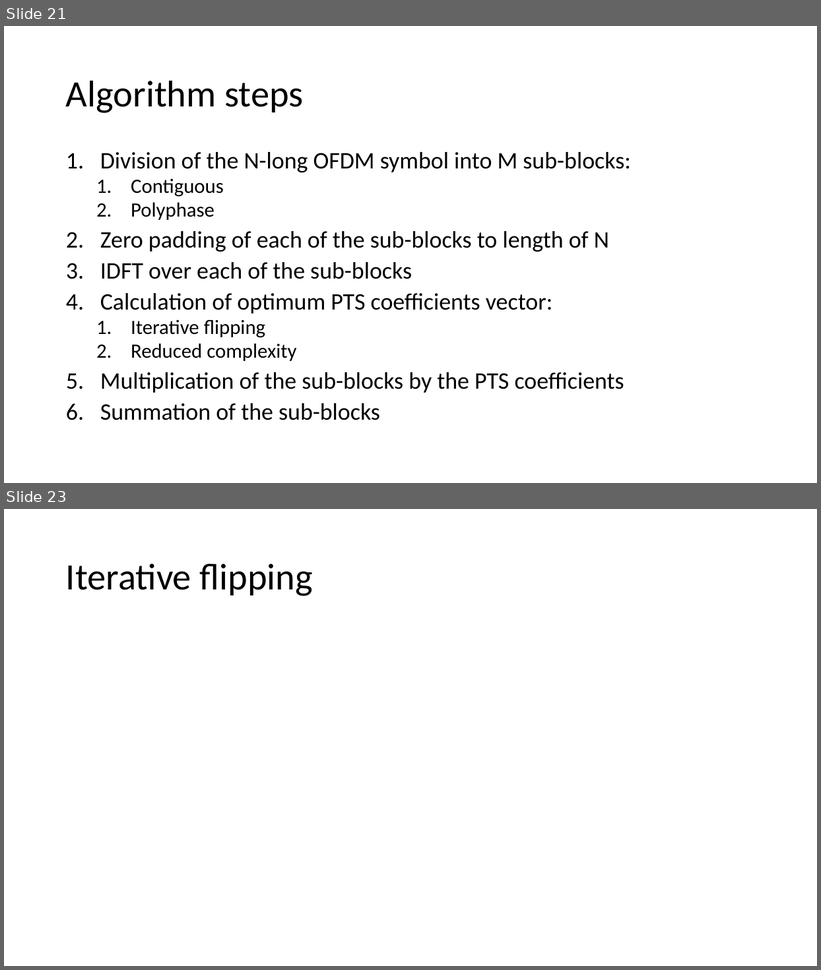
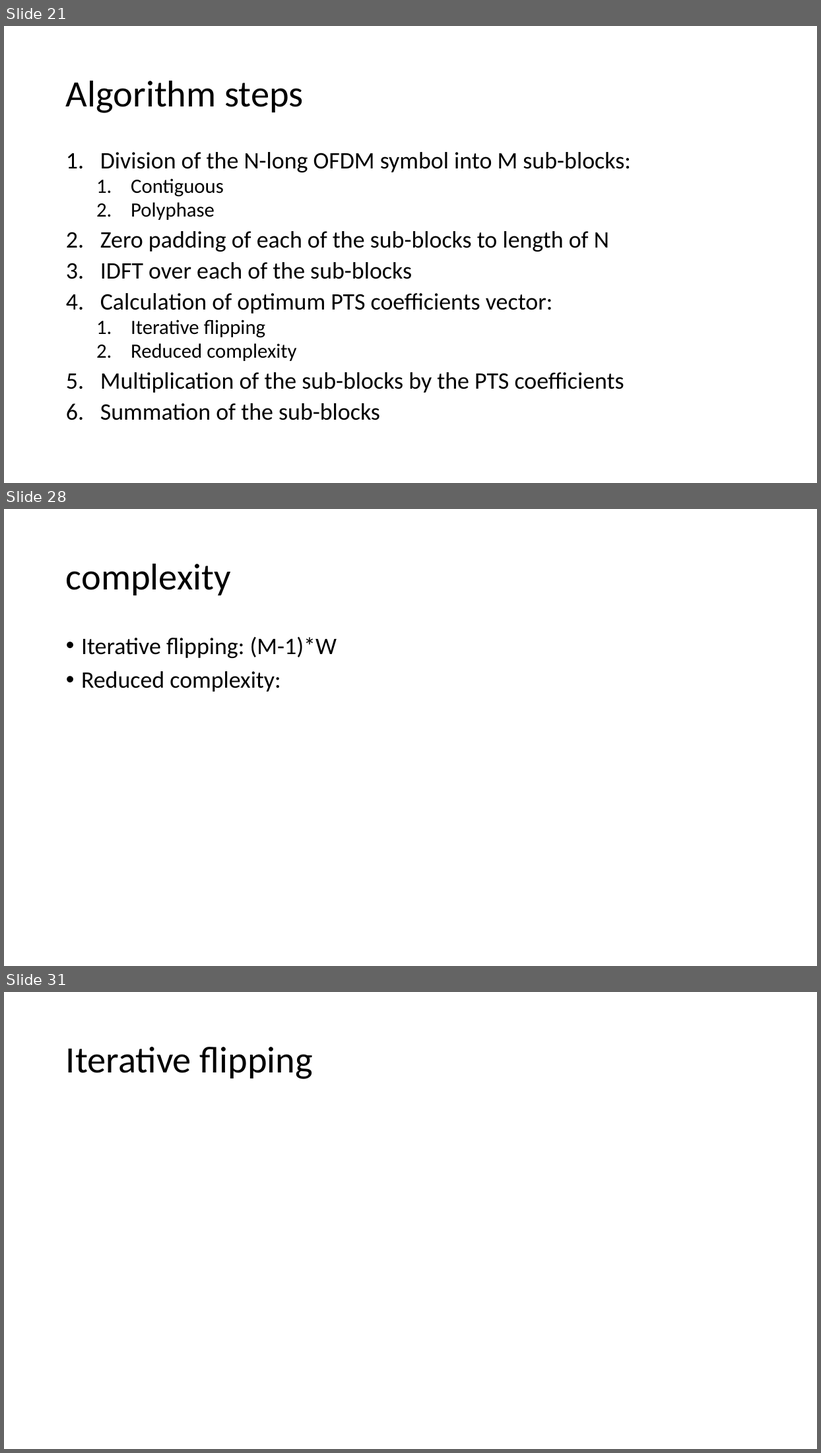
Before and after one commit to liorkissos/VLF-Simulations, a slide deck: PAPR Reduction- PTS.pptx. Shown one above the other, each under a label of ours: slides 21 and 23 before the commit, slides 21, 28 and 31 after it; the slides between them are not shown. The pictures are 821x970 and 821x1453 pixels, drawn with LibreOffice and Linux fonts; fonts in the diff are those of the drawing. Boxes give left, top, right and bottom in pixels: in the first picture for what was removed or moved away, otherwise in the second. Text is boxed around its words. In the diff, an @@ line names an element or a change of style, - is before the commit and + after.

```diff
--- a/PAPR Reduction- PTS.pptx
+++ b/PAPR Reduction- PTS.pptx
@@ slide 28 added at (4,509,817,966), background #FFFFFF @@
@@ title added at (66,563,231,595), 44 pt, text #000000 @@
+complexity
@@ text added at (81,637,337,692), 28 pt, text #000000 @@
+• Iterative flipping: (M-1)*W
+• Reduced complexity:
@@ what was slide 23 is now slide 31 @@
```
Also in this commit, not shown: 2 slides changed, 7 other slides added, 10 other files.
